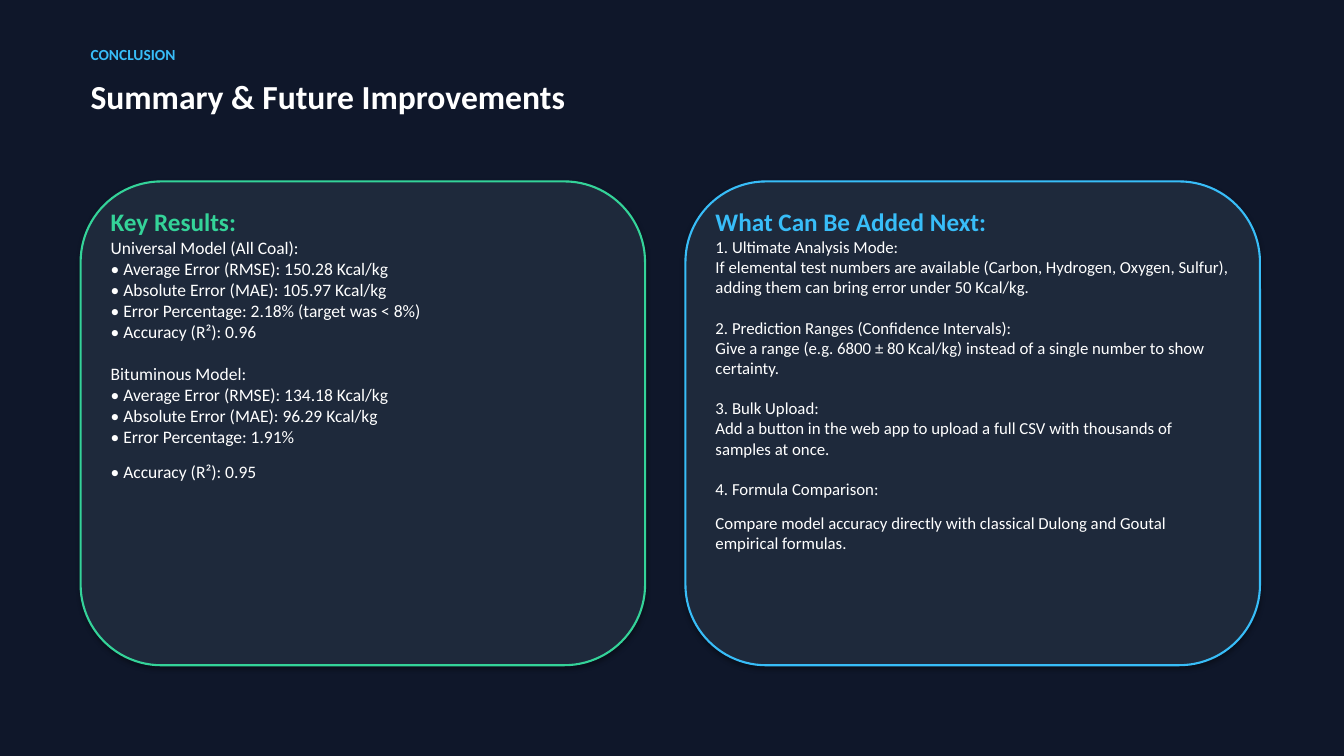
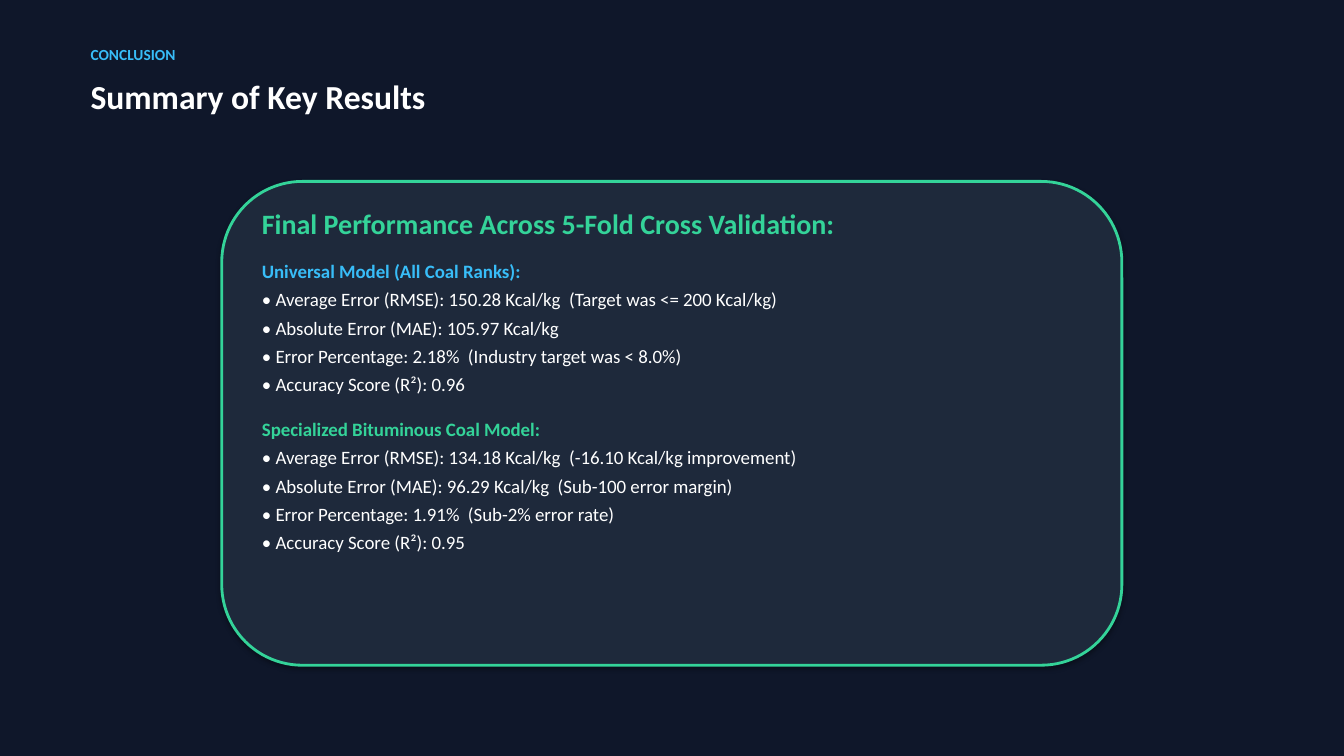
Before and after one commit to anurag-mitti/gcv_predictor, a slide deck: slide 9 of Coal_GCV_Prediction_Presentation.pptx (slide 11 before the commit). Drawn at 1344x756 pixels with LibreOffice and Linux fonts; fonts in the diff are those of the drawing. Boxes give left, top, right and bottom in pixels: in the first picture for what was removed or moved away, otherwise in the second. Text is boxed around its words. In the diff, an @@ line names an element or a change of style, - is before the commit and + after.

```diff
--- a/Coal_GCV_Prediction_Presentation.pptx
+++ b/Coal_GCV_Prediction_Presentation.pptx
@@ text at box(91, 85, 425, 115): text changed @@
-Summary & Future Improvements
+Summary of Key Results
@@ rounded rectangle: place and size @@
-rounded rectangle at box(81, 181, 645, 665)
+rounded rectangle at box(222, 181, 1122, 665)
@@ rounded rectangle at box(222, 181, 1122, 665): outline #34D399 1.5 pt to #34D399 2 pt @@
@@ rounded rectangle removed at box(686, 181, 1260, 665) @@
@@ text at box(262, 214, 835, 552): text changed; size 12.5 to 13.5 pt @@
-Key Results:
-Universal Model (All Coal):
-• Average Error (RMSE): 150.28 Kcal/kg
-• Absolute Error (MAE): 105.97 Kcal/kg
-• Error Percentage: 2.18% (target was < 8%)
-• Accuracy (R²): 0.96
-Bituminous Model:
-• Average Error (RMSE): 134.18 Kcal/kg
-• Absolute Error (MAE): 96.29 Kcal/kg
-• Error Percentage: 1.91%
-• Accuracy (R²): 0.95
+Final Performance Across 5-Fold Cross Validation:
+Universal Model (All Coal Ranks):
+• Average Error (RMSE): 150.28 Kcal/kg (Target was <= 200 Kcal/kg)
+• Absolute Error (MAE): 105.97 Kcal/kg
+• Error Percentage: 2.18% (Industry target was < 8.0%)
+• Accuracy Score (R²): 0.96
+Specialized Bituminous Coal Model:
+• Average Error (RMSE): 134.18 Kcal/kg (-16.10 Kcal/kg improvement)
+• Absolute Error (MAE): 96.29 Kcal/kg (Sub-100 error margin)
+• Error Percentage: 1.91% (Sub-2% error rate)
+• Accuracy Score (R²): 0.95
@@ text removed at box(715, 213, 1228, 552) @@
-What Can Be Added Next:
-1. Ultimate Analysis Mode:
-If elemental test numbers are available (Carbon, Hydrogen, Oxygen, Sulfur), adding them can bring error under 50 Kcal/kg.
-2. Prediction Ranges (Confidence Intervals):
-Give a range (e.g. 6800 ± 80 Kcal/kg) instead of a single number to show certainty.
-3. Bulk Upload:
-Add a button in the web app to upload a full CSV with thousands of samples at once.
-4. Formula Comparison:
-Compare model accuracy directly with classical Dulong and Goutal empirical formulas.
```
Also in this commit, not shown: 2 other slides changed, 2 slides removed, 1 other file.
